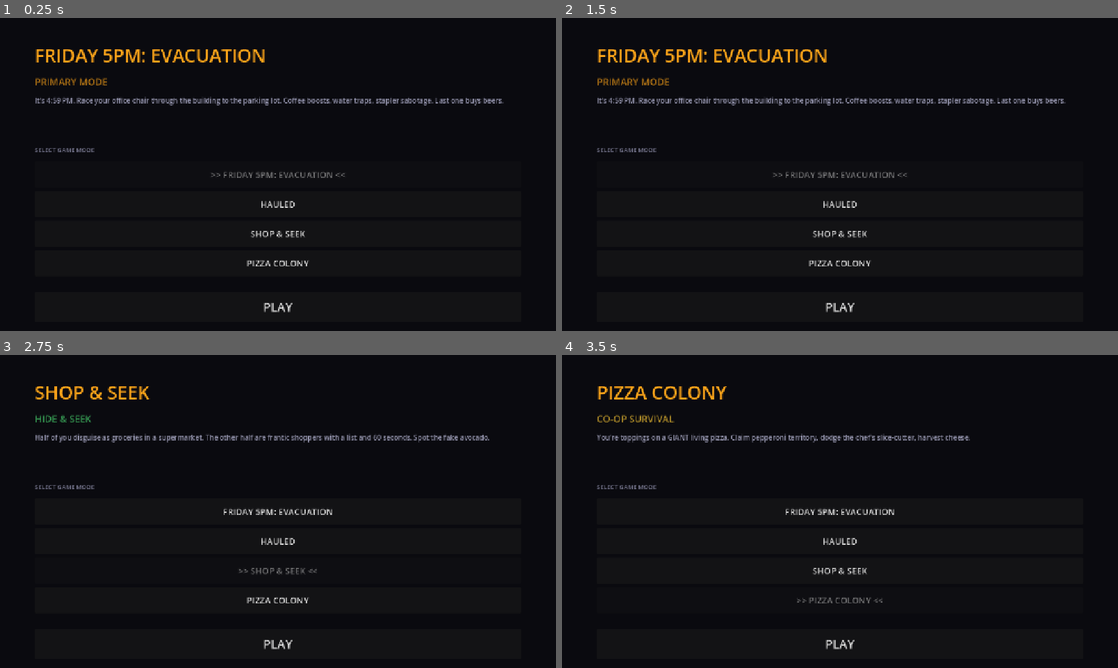
Above: before the commit, frames 1-4 (two rows, left to right).
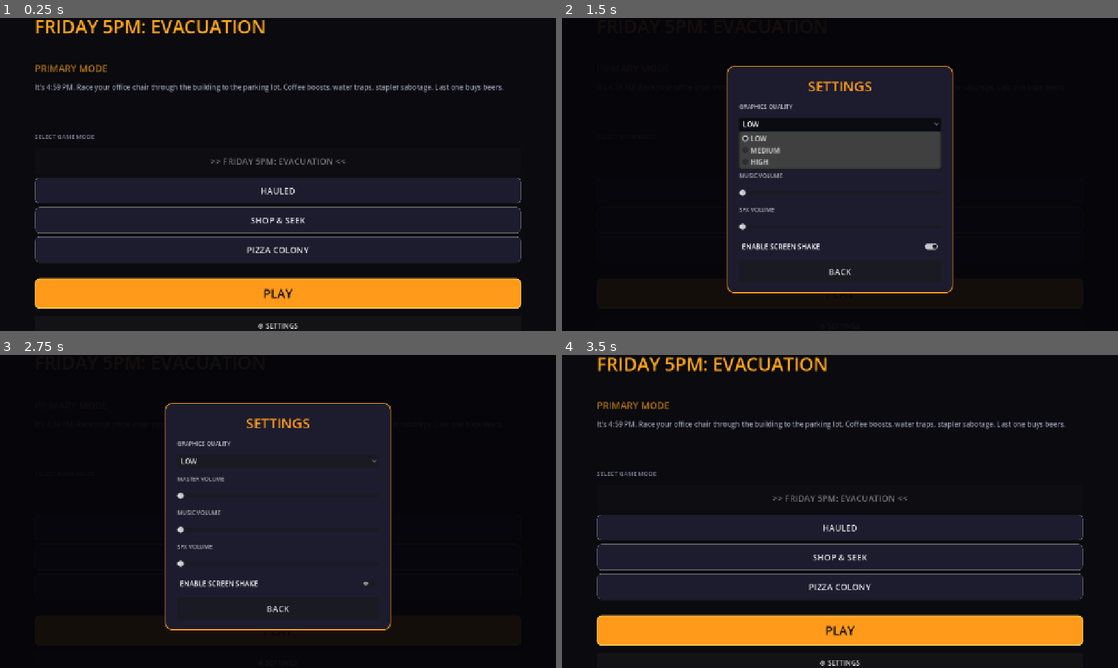
Above: after the commit, the same moments.

Repository: jiracipika/friday-evacuation
Game: Godot game, scene res://scenes/Main.tscn
Same seed, same stepped clock (60 frames per second), same inputs: the game is played once before the commit and once after it.
Inputs (mouse positions are in pixels of both pictures, inside the frame that each line leads up to):
- Up to frame 1 (0.25 s): no input
- Up to frame 2 (1.5 s): click (840, 324) at 0.5 s, where only the run after the commit has a clickable "⚙ SETTINGS"; click (840, 124) at 1.25 s, where only the run after the commit has a clickable "LOW"
- Up to frame 3 (2.75 s): click (278, 583) at 2 s, where only the run after the commit has a clickable "ENABLE SCREEN SHAKE"
- Up to frame 4 (3.5 s): click (840, 608) at 2.75 s, where only the run after the commit has a clickable "BACK"

The runs differ from the first frame. In frame 1, 35% of the frame differs, in the area x 6-94%, y 0-100%; in frame 2, 26%; in frame 3, 25%; in frame 4, 35%.

Commit message:
Implement Phase 3 UI, HUD, settings, and results polish

Diff:
--- a/scripts/Evacuation.gd
+++ b/scripts/Evacuation.gd
@@ -13,6 +13,10 @@
 var finish_order: Array[Dictionary] = []  # {player_id, name, time}
 var players: Array = []
 var local_player: CharacterBody3D = null
+var hud: CanvasLayer = null
+var top_speed: float = 0.0
+var traps_hit: int = 0
+var traps_placed: int = 0
 
 ## Smooth camera state
 var cam_follow_pos: Vector3 = Vector3.ZERO
@@ -30,6 +34,7 @@
 	_setup_arena()
 	_spawn_player()
 	_start_countdown()
+	_setup_hud()
 
 	var exit_zone = $Arena/ExitZone
 	if exit_zone:
@@ -53,6 +58,9 @@
 		&"racing":
 			timer += delta
 			_update_timer_display()
+			if local_player and is_instance_valid(local_player):
+				top_speed = max(top_speed, Vector2(local_player.velocity.x, local_player.velocity.z).length())
+				_update_hud()
 			if finish_order.size() >= players.size() or timer >= time_limit:
 				_end_race()
 		&"finished":
@@ -385,7 +393,24 @@
 		cam_look_target = local_player.global_position
 		camera.global_position = cam_follow_pos
 
-# --- MATCH FLOW ---
+func _setup_hud() -> void:
+	var hud_script = load("res://scripts/HUD.gd")
+	if not hud_script:
+		return
+	hud = CanvasLayer.new()
+	hud.set_script(hud_script)
+	$UI.add_child(hud)
+
+func _update_hud() -> void:
+	if not hud or not local_player:
+		return
+	if hud.has_method("set_timer_text"):
+		hud.set_timer_text(timer_label.text if timer_label else "")
+		hud.set_speed(Vector2(local_player.velocity.x, local_player.velocity.z).length(), local_player.max_speed)
+		hud.set_boost(local_player.boost_cd_timer, local_player.boost_duration, local_player.is_boosting)
+		hud.set_floor(clampi(int(floor(local_player.global_position.y / 6.0)) + 1, 1, 4))
+		hud.set_status("COUNTDOWN" if match_state == &"countdown" else "RACE", Color("ffcf55"))
+
 
 func _start_countdown() -> void:
 	match_state = &"countdown"
@@ -435,11 +460,27 @@
 	_show_results()
 
 func _show_results() -> void:
+	match_state = &"finished"
 	if results_panel:
 		results_panel.visible = true
+		results_panel.modulate.a = 0.0
+		results_panel.scale = Vector2(0.86, 0.86)
 		var label = results_panel.get_node_or_null("VBox/WinnerLabel")
 		if label and finish_order.size() > 0:
 			label.text = "%s WINS!\nLast one buys beers!" % finish_order[0].name
+		var stats = results_panel.get_node_or_null("VBox/StatsLabel")
+		if not stats:
+			stats = Label.new()
+			stats.name = "StatsLabel"
+			stats.horizontal_alignment = HORIZONTAL_ALIGNMENT_CENTER
+			stats.add_theme_font_size_override("font_size", 18)
+			results_panel.get_node("VBox").add_child(stats)
+		stats.text = "TOP SPEED  %d km/h\nTRAPS PLACED  %d" % [roundi(top_speed * 3.6), traps_placed]
+		var tween = create_tween().set_parallel(true)
+		tween.set_trans(Tween.TRANS_BACK).set_ease(Tween.EASE_OUT)
+		tween.tween_property(results_panel, "modulate:a", 1.0, 0.32)
+		tween.tween_property(results_panel, "scale", Vector2.ONE, 0.38)
+
 
 func _on_rematch() -> void:
 	get_tree().reload_current_scene()
--- /dev/null
+++ b/scripts/HUD.gd
@@ -0,0 +1,101 @@
+extends CanvasLayer
+
+var speed_label: Label
+var floor_label: Label
+var boost_label: Label
+var sabotage_label: Label
+var timer_label: Label
+var status_label: Label
+var speed_bar: ProgressBar
+var boost_bar: ProgressBar
+
+func _ready() -> void:
+	_build_hud()
+
+func _build_hud() -> void:
+	var top = PanelContainer.new()
+	top.set_anchors_preset(Control.PRESET_TOP_WIDE)
+	top.offset_bottom = 76
+	var top_style = StyleBoxFlat.new()
+	top_style.bg_color = Color(0.03, 0.03, 0.06, 0.88)
+	top_style.border_color = Color(1, 0.6, 0.1, 0.7)
+	top_style.border_width_bottom = 2
+	top.add_theme_stylebox_override("panel", top_style)
+	add_child(top)
+	var top_row = HBoxContainer.new()
+	top_row.add_theme_constant_override("separation", 26)
+	top_row.alignment = BoxContainer.ALIGNMENT_CENTER
+	top.add_child(top_row)
+	floor_label = _make_label("FLOOR 1", 18, Color(1, 1, 1, 0.75))
+	top_row.add_child(floor_label)
+	timer_label = _make_label("2:00", 34, Color("ffb52e"))
+	top_row.add_child(timer_label)
+	status_label = _make_label("RACE", 18, Color(0.4, 1, 0.65))
+	top_row.add_child(status_label)
+
+	var bottom = MarginContainer.new()
+	bottom.set_anchors_preset(Control.PRESET_BOTTOM_WIDE)
+	bottom.offset_top = -118
+	bottom.add_theme_constant_override("margin_left", 28)
+	bottom.add_theme_constant_override("margin_right", 28)
+	bottom.add_theme_constant_override("margin_bottom", 24)
+	add_child(bottom)
+	var row = HBoxContainer.new()
+	row.alignment = BoxContainer.ALIGNMENT_BEGIN
+	row.add_theme_constant_override("separation", 18)
+	bottom.add_child(row)
+	var speed_box = VBoxContainer.new()
+	speed_label = _make_label("0 km/h", 24, Color.WHITE)
+	speed_box.add_child(speed_label)
+	speed_bar = ProgressBar.new()
+	speed_bar.custom_minimum_size = Vector2(220, 18)
+	speed_bar.show_percentage = false
+	speed_box.add_child(speed_bar)
+	row.add_child(speed_box)
+	var spacer = Control.new()
+	spacer.size_flags_horizontal = Control.SIZE_EXPAND_FILL
+	row.add_child(spacer)
+	var abilities = VBoxContainer.new()
+	boost_label = _make_label("☕ BOOST READY [SPACE]", 18, Color("ff9a1a"))
+	abilities.add_child(boost_label)
+	boost_bar = ProgressBar.new()
+	boost_bar.custom_minimum_size = Vector2(240, 16)
+	boost_bar.show_percentage = false
+	abilities.add_child(boost_bar)
+	sabotage_label = _make_label("Q  SABOTAGE", 16, Color(1, 1, 1, 0.72))
+	abilities.add_child(sabotage_label)
+	row.add_child(abilities)
+
+func _make_label(text: String, size: int, color: Color) -> Label:
+	var label = Label.new()
+	label.text = text
+	label.add_theme_font_size_override("font_size", size)
+	label.add_theme_color_override("font_color", color)
+	return label
+
+func set_timer_text(value: String) -> void:
+	if timer_label:
+		timer_label.text = value
+
+func set_floor(value: int) -> void:
+	if floor_label:
+		floor_label.text = "FLOOR %d" % value
+
+func set_status(value: String, color: Color = Color.WHITE) -> void:
+	if status_label:
+		status_label.text = value
+		status_label.add_theme_color_override("font_color", color)
+
+func set_speed(value: float, max_speed: float = 12.0) -> void:
+	if speed_label:
+		speed_label.text = "%d km/h" % roundi(value * 3.6)
+	if speed_bar:
+		speed_bar.value = clampf(value / max_speed * 100.0, 0.0, 100.0)
+		speed_bar.modulate = Color(0.35, 1.0, 0.55).lerp(Color(1.0, 0.25, 0.15), clampf(value / max_speed, 0.0, 1.0))
+
+func set_boost(cooldown: float, duration: float, active: bool) -> void:
+	if boost_bar:
+		boost_bar.value = 100.0 if active else clampf(100.0 - cooldown / 3.0 * 100.0, 0.0, 100.0)
+	if boost_label:
+		boost_label.text = "☕ BOOST ACTIVE" if active else ("☕ BOOST READY [SPACE]" if cooldown <= 0.0 else "☕ BOOST RECHARGING")
+		boost_label.add_theme_color_override("font_color", Color("ffcf55") if active or cooldown <= 0.0 else Color(1, 1, 1, 0.45))
--- a/scripts/Main.gd
+++ b/scripts/Main.gd
@@ -34,6 +34,10 @@
 
 var selected_index: int = 0
 var buttons: Array[Button] = []
+var settings_overlay: Control
+var settings_button: Button
+var title_base_y: float = 0.0
+var menu_time: float = 0.0
 
 # UI nodes
 @onready var title_label: Label = $VBox/Title
@@ -51,7 +55,14 @@
 	_select_mode(0)
 
 	play_button.pressed.connect(_on_play)
-	host_button.visible = false
+	settings_button = Button.new()
+	settings_button.text = "⚙ SETTINGS"
+	settings_button.custom_minimum_size = Vector2(0, 46)
+	settings_button.add_theme_font_size_override("font_size", 16)
+	$VBox.add_child(settings_button)
+	settings_button.pressed.connect(_open_settings)
+	title_base_y = title_label.position.y
+	_build_menu_theme()
 	join_button.visible = false
 	back_button.visible = false
 
@@ -85,3 +96,41 @@
 	GameManager.select_mode(MODE_INFO[selected_index].mode)
 	var scene_path = GameManager.get_mode_scene(MODE_INFO[selected_index].mode)
 	get_tree().change_scene_to_file(scene_path)
+
+func _process(delta: float) -> void:
+	menu_time += delta
+	if title_label:
+		title_label.position.y = title_base_y + sin(menu_time * 2.0) * 3.0
+
+func _build_menu_theme() -> void:
+	var card_style = StyleBoxFlat.new()
+	card_style.bg_color = Color("1c1c2e")
+	card_style.border_color = Color(1, 1, 1, 0.12)
+	card_style.set_border_width_all(1)
+	card_style.set_corner_radius_all(10)
+	card_style.content_margin_left = 16.0
+	card_style.content_margin_right = 16.0
+	for button in buttons:
+		button.add_theme_stylebox_override("normal", card_style)
+		button.add_theme_stylebox_override("hover", _make_button_style(Color(0.15, 0.15, 0.25), Color("ff9a1a"), 2))
+		button.add_theme_stylebox_override("pressed", _make_button_style(Color(0.22, 0.18, 0.12), Color("ffb52e"), 3))
+	play_button.add_theme_stylebox_override("normal", _make_button_style(Color("ff9a1a"), Color("ffcf55"), 2))
+	play_button.add_theme_color_override("font_color", Color("0a0a0f"))
+	play_button.add_theme_color_override("font_hover_color", Color.WHITE)
+
+func _make_button_style(bg: Color, border: Color, width: int) -> StyleBoxFlat:
+	var style = StyleBoxFlat.new()
+	style.bg_color = bg
+	style.border_color = border
+	style.set_border_width_all(width)
+	style.set_corner_radius_all(10)
+	return style
+
+func _open_settings() -> void:
+	if settings_overlay:
+		return
+	var script = load("res://scripts/Settings.gd")
+	settings_overlay = Control.new()
+	settings_overlay.set_script(script)
+	add_child(settings_overlay)
+	settings_overlay.closed.connect(func(): settings_overlay = null)
--- /dev/null
+++ b/scripts/Settings.gd
@@ -0,0 +1,124 @@
+extends Control
+
+signal closed
+
+var config := ConfigFile.new()
+var quality_option: OptionButton
+var master_slider: HSlider
+var music_slider: HSlider
+var sfx_slider: HSlider
+var shake_toggle: CheckButton
+
+func _ready() -> void:
+	_load_settings()
+	_build_ui()
+	_apply_settings()
+
+func _load_settings() -> void:
+	config.load("user://settings.cfg")
+
+func _build_ui() -> void:
+	set_anchors_and_offsets_preset(Control.PRESET_FULL_RECT)
+	var backdrop = ColorRect.new()
+	backdrop.color = Color(0.02, 0.02, 0.04, 0.94)
+	backdrop.set_anchors_and_offsets_preset(Control.PRESET_FULL_RECT)
+	add_child(backdrop)
+
+	var panel = PanelContainer.new()
+	panel.custom_minimum_size = Vector2(520, 500)
+	panel.set_anchors_preset(Control.PRESET_CENTER)
+	panel.position = Vector2(-260, -250)
+	add_child(panel)
+	var style = StyleBoxFlat.new()
+	style.bg_color = Color("1c1c2e")
+	style.border_color = Color("ff9a1a")
+	style.set_border_width_all(2)
+	style.set_corner_radius_all(16)
+	style.content_margin_left = 28.0
+	style.content_margin_right = 28.0
+	style.content_margin_top = 24.0
+	style.content_margin_bottom = 24.0
+	panel.add_theme_stylebox_override("panel", style)
+
+	var box = VBoxContainer.new()
+	box.add_theme_constant_override("separation", 16)
+	panel.add_child(box)
+	var title = Label.new()
+	title.text = "SETTINGS"
+	title.horizontal_alignment = HORIZONTAL_ALIGNMENT_CENTER
+	title.add_theme_font_size_override("font_size", 32)
+	title.add_theme_color_override("font_color", Color("ff9a1a"))
+	box.add_child(title)
+
+	quality_option = OptionButton.new()
+	quality_option.add_item("LOW")
+	quality_option.add_item("MEDIUM")
+	quality_option.add_item("HIGH")
+	_add_setting(box, "GRAPHICS QUALITY", quality_option)
+	quality_option.item_selected.connect(func(_index): _apply_settings())
+
+	master_slider = _make_slider()
+	_add_setting(box, "MASTER VOLUME", master_slider)
+	master_slider.value_changed.connect(func(_value): _apply_settings())
+	music_slider = _make_slider()
+	_add_setting(box, "MUSIC VOLUME", music_slider)
+	music_slider.value_changed.connect(func(_value): _apply_settings())
+	sfx_slider = _make_slider()
+	_add_setting(box, "SFX VOLUME", sfx_slider)
+	sfx_slider.value_changed.connect(func(_value): _apply_settings())
+
+	shake_toggle = CheckButton.new()
+	shake_toggle.text = "ENABLE SCREEN SHAKE"
+	shake_toggle.button_pressed = true
+	box.add_child(shake_toggle)
+	shake_toggle.toggled.connect(func(_value): _apply_settings())
+
+	var back = Button.new()
+	back.text = "BACK"
+	back.custom_minimum_size = Vector2(0, 52)
+	back.add_theme_font_size_override("font_size", 20)
+	box.add_child(back)
+	back.pressed.connect(_close)
+
+func _add_setting(parent: VBoxContainer, label_text: String, control: Control) -> void:
+	var label = Label.new()
+	label.text = label_text
+	label.add_theme_font_size_override("font_size", 13)
+	label.add_theme_color_override("font_color", Color(1, 1, 1, 0.65))
+	parent.add_child(label)
+	parent.add_child(control)
+
+func _make_slider() -> HSlider:
+	var slider = HSlider.new()
+	slider.min_value = 0.0
+	slider.max_value = 100.0
+	slider.step = 1.0
+	slider.custom_minimum_size = Vector2(0, 28)
+	return slider
+
+func _apply_settings() -> void:
+	if not quality_option:
+		return
+	var quality = quality_option.selected
+	config.set_value("graphics", "quality", quality)
+	config.set_value("audio", "master", master_slider.value / 100.0)
+	config.set_value("audio", "music", music_slider.value / 100.0)
+	config.set_value("audio", "sfx", sfx_slider.value / 100.0)
+	config.set_value("accessibility", "screen_shake", shake_toggle.button_pressed)
+	config.save("user://settings.cfg")
+	var audio = get_node_or_null("/root/AudioManager")
+	if audio:
+		audio.set_sfx_volume((master_slider.value / 100.0) * (sfx_slider.value / 100.0))
+		audio.set_music_volume((master_slider.value / 100.0) * (music_slider.value / 100.0))
+
+func _close() -> void:
+	closed.emit()
+	queue_free()
+
+func _notification(what: int) -> void:
+	if what == NOTIFICATION_READY and quality_option:
+		quality_option.select(int(config.get_value("graphics", "quality", 1)))
+		master_slider.value = float(config.get_value("audio", "master", 1.0)) * 100.0
+		music_slider.value = float(config.get_value("audio", "music", 0.5)) * 100.0
+		sfx_slider.value = float(config.get_value("audio", "sfx", 0.8)) * 100.0
+		shake_toggle.button_pressed = bool(config.get_value("accessibility", "screen_shake", true))
